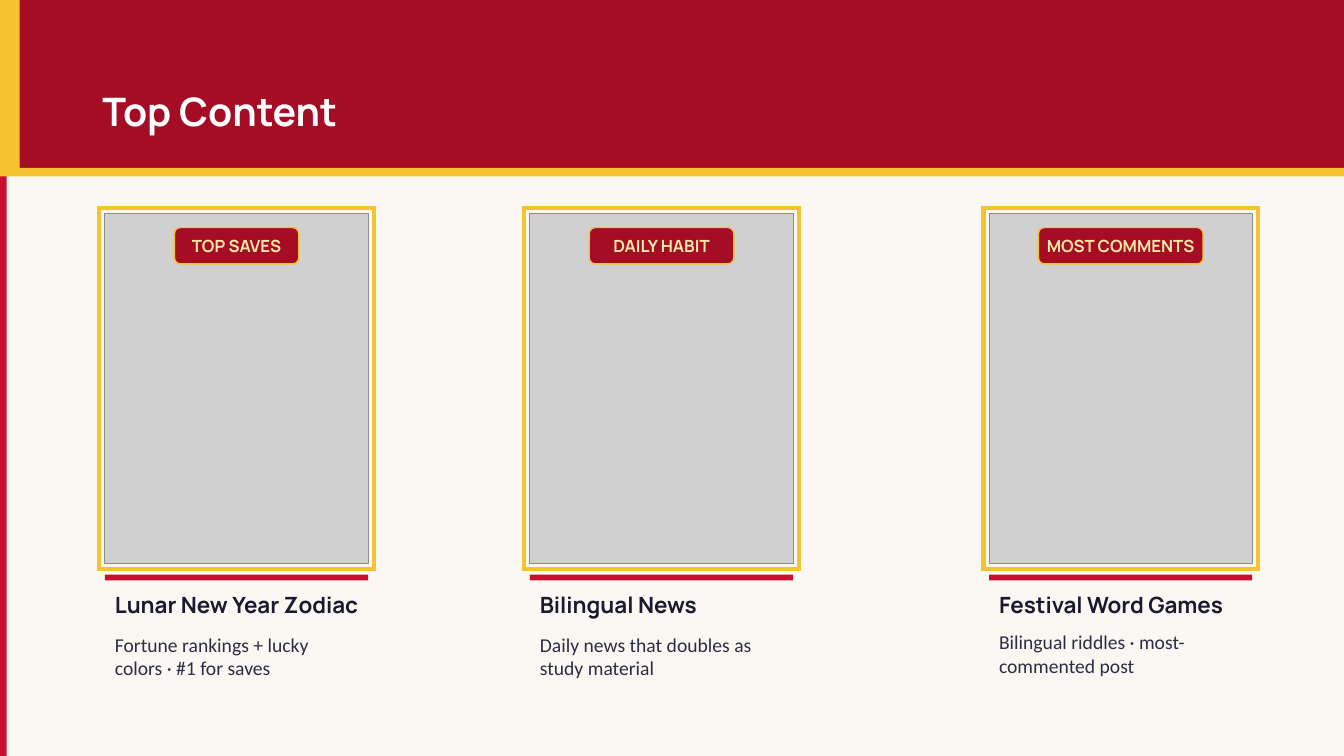
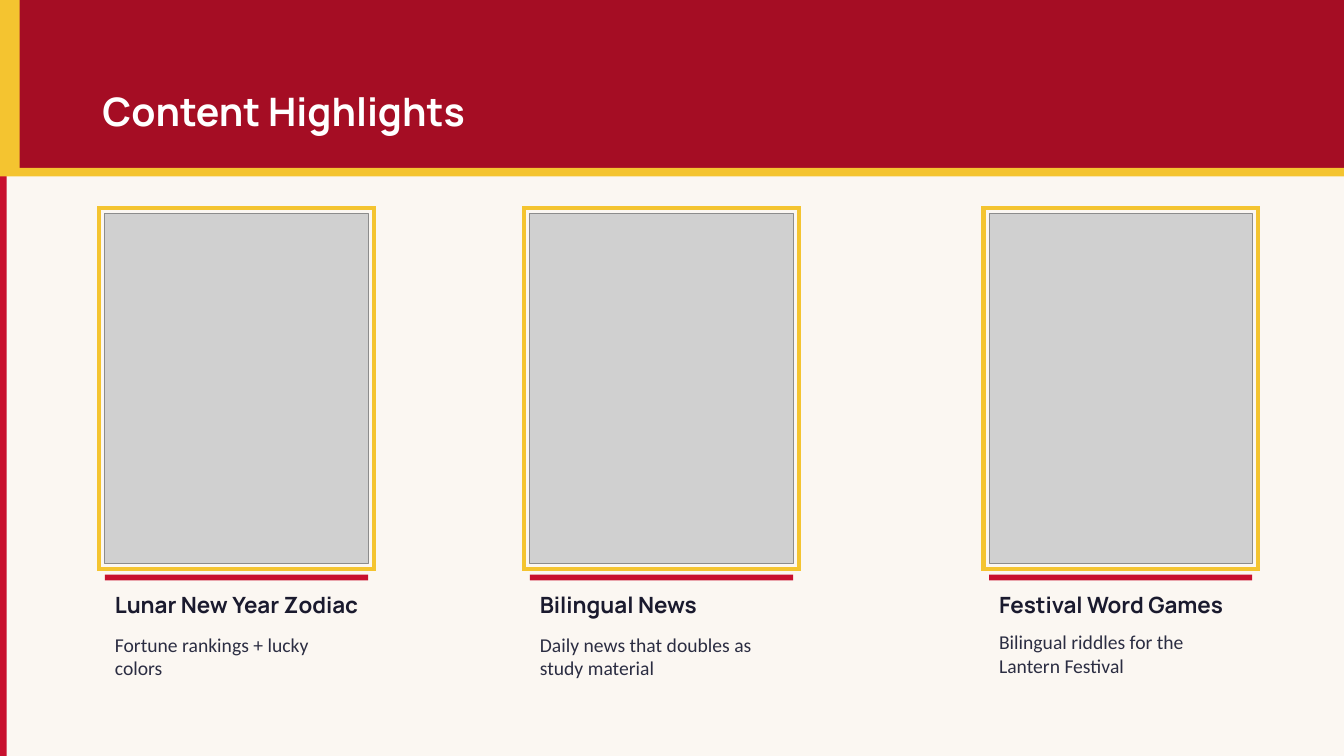
Before and after one commit to yu-ting-alice-tseng/portfolio, a slide deck: slide 4 of assets/Engoo_Weekly Report_EN.pptx. Drawn at 1344x756 pixels with LibreOffice and Linux fonts; fonts in the diff are those of the drawing; grey boxes stand for pictures. Boxes give left, top, right and bottom in pixels: in the first picture for what was removed or moved away, otherwise in the second. Text is boxed around its words. In the diff, an @@ line names an element or a change of style, - is before the commit and + after.

```diff
--- a/assets/Engoo_Weekly Report_EN.pptx
+++ b/assets/Engoo_Weekly Report_EN.pptx
@@ title at box(102, 97, 465, 136): text changed @@
-Top Content
+Content Highlights
@@ rounded rectangle removed at box(174, 228, 298, 264) @@
-TOP SAVES
@@ rounded rectangle removed at box(590, 228, 734, 264) @@
-DAILY HABIT
@@ rounded rectangle removed at box(1038, 228, 1203, 264) @@
-MOST COMMENTS
@@ text at box(115, 638, 309, 675): text changed @@
-Fortune rankings + lucky colors · #1 for saves
+Fortune rankings + lucky colors
@@ text at box(999, 635, 1184, 673): text changed @@
-Bilingual riddles · most-commented post
+Bilingual riddles for the Lantern Festival
```
Also in this commit, not shown: 3 other slides changed, 3 other files.
